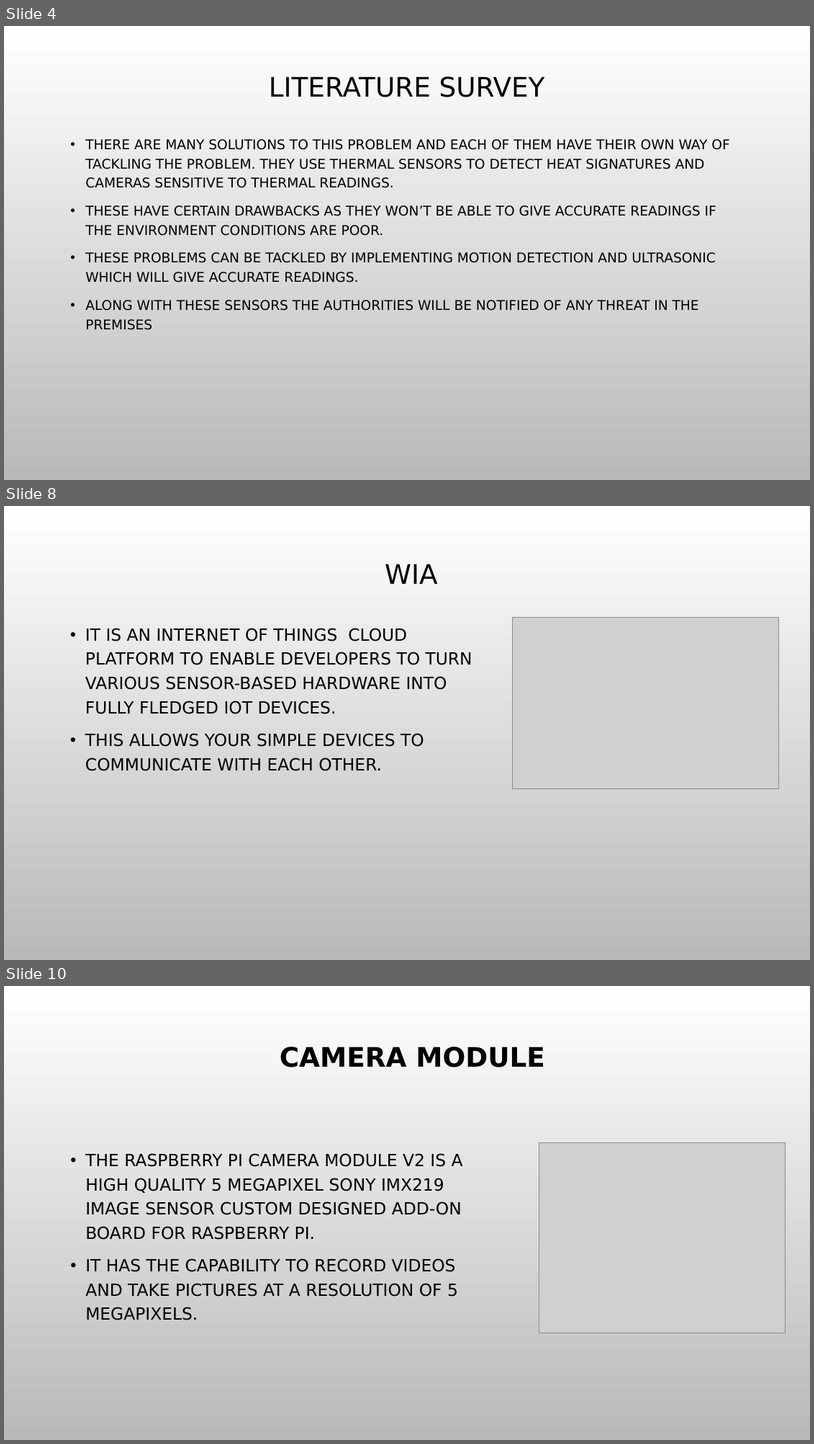
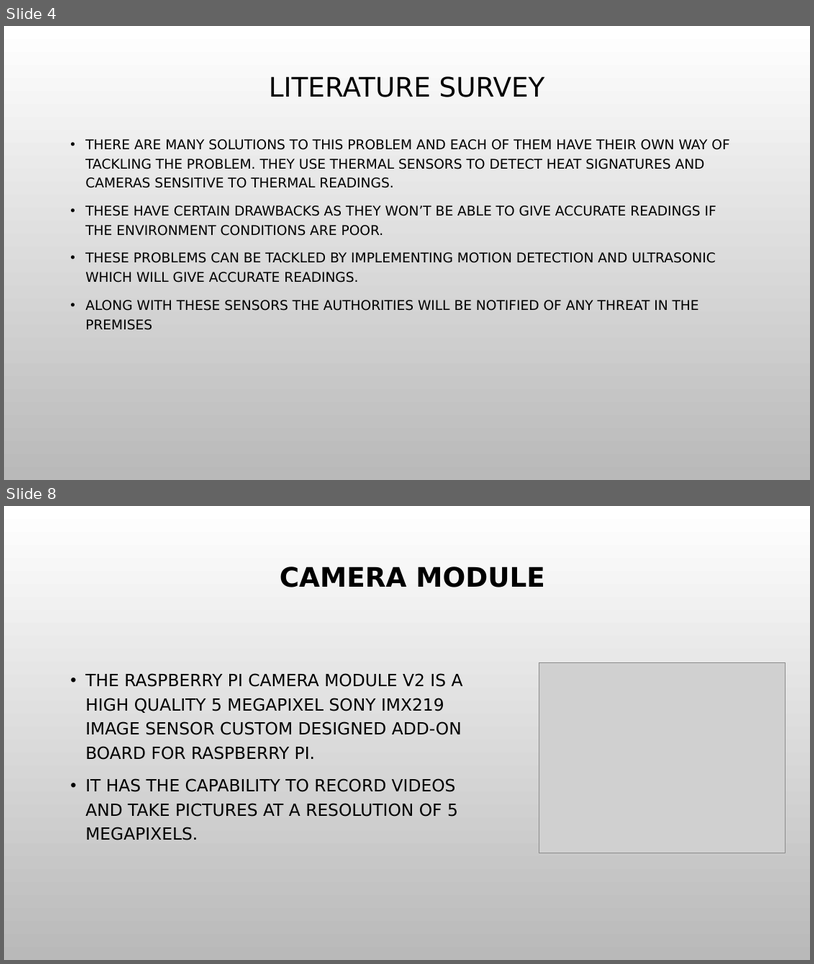
Before and after one commit to vijaykumarrpai/mca-code, a slide deck: 4th Sem/IOT/Alligator.pptx. Shown one above the other, each under a label of ours: slides 4, 8 and 10 before the commit, slides 4 and 8 after it; the slides between them are not shown. The pictures are 814x1444 and 814x964 pixels, drawn with LibreOffice and Linux fonts; fonts in the diff are those of the drawing; grey boxes stand for pictures; background and template pictures are left out. Boxes give left, top, right and bottom in pixels: in the first picture for what was removed or moved away, otherwise in the second. Text is boxed around its words. In the diff, an @@ line names an element or a change of style, - is before the commit and + after.

```diff
--- a/4th Sem/IOT/Alligator.pptx
+++ b/4th Sem/IOT/Alligator.pptx
@@ slide 8 removed at (4,506,810,960), background picture (left out) @@
@@ title removed at (385,564,437,584) @@
-WIA
@@ text removed at (85,628,473,771) @@
-• IT IS AN INTERNET OF THINGS CLOUD PLATFORM TO ENABLE DEVELOPERS TO TURN VARIOUS SENSOR-BASED HARDWARE INTO FULLY FLEDGED IOT DEVICES.
-• THIS ALLOWS YOUR SIMPLE DEVICES TO COMMUNICATE WITH EACH OTHER.
@@ picture removed at (513,618,779,788) @@
@@ what was slide 10 is now slide 8 @@
```
Also in this commit, not shown: 3 slides changed, 2 slides added, 2 other slides removed, 5 other files.
